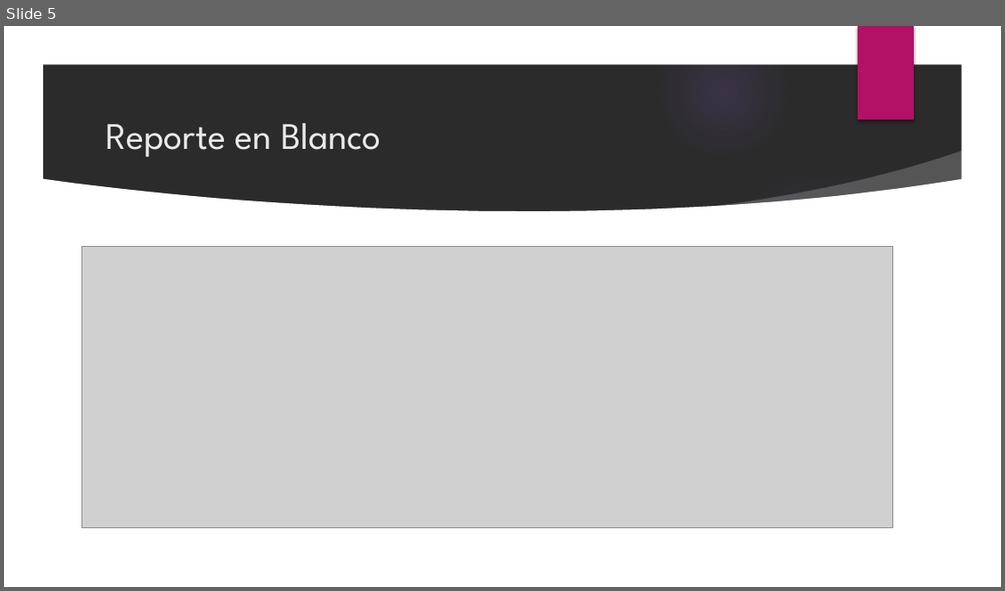
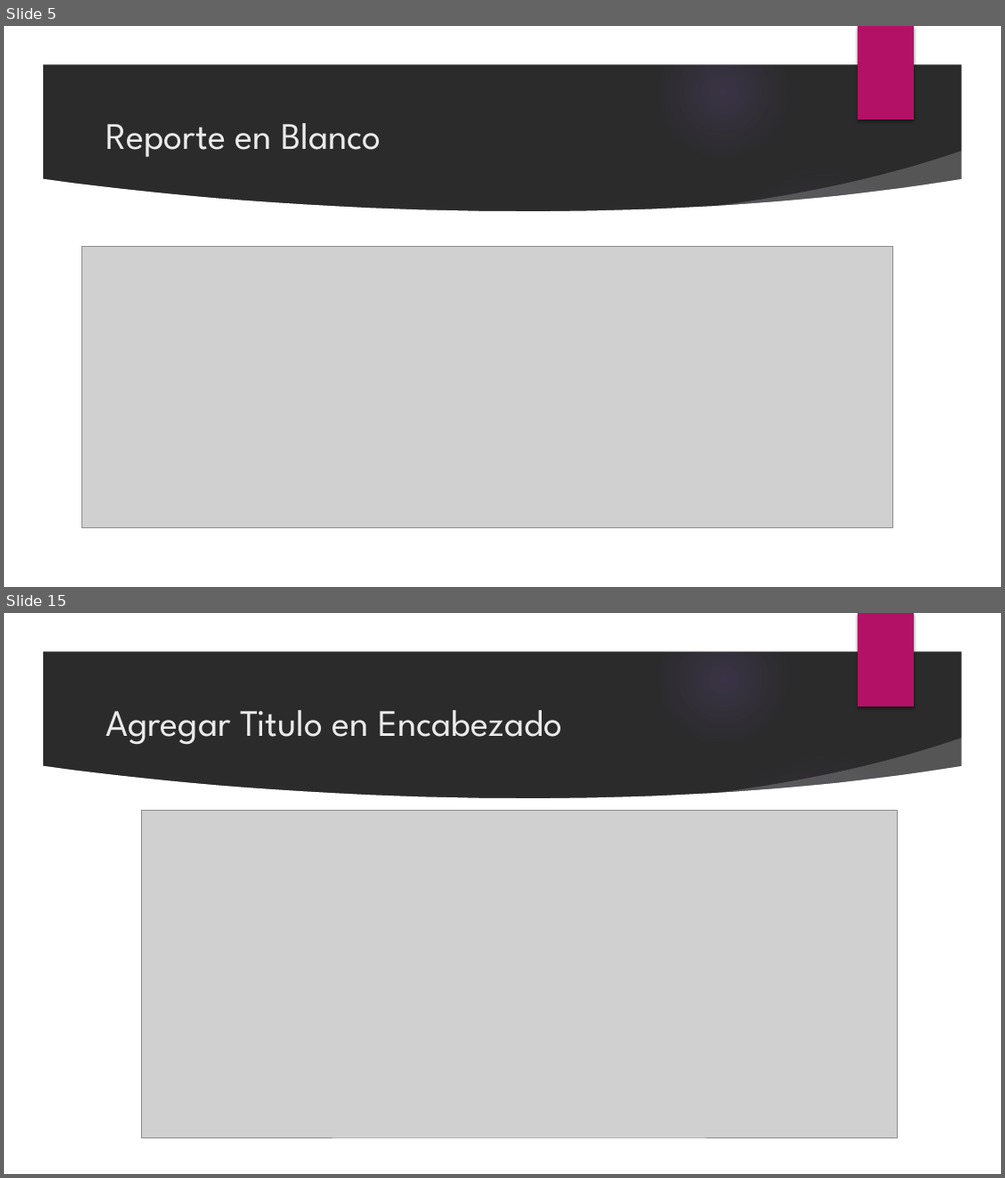
Before and after one commit to ranjua/IPC2J15, a slide deck: TareaPractica2/Manual Crystal Reports.pptx. Shown one above the other, each under a label of ours: slide 5 before the commit, slides 5 and 15 after it; the slides between them are not shown. The pictures are 1005x591 and 1005x1178 pixels, drawn with LibreOffice and Linux fonts; fonts in the diff are those of the drawing; grey boxes stand for pictures; background and template pictures are left out; a plain dark background stands for a picture behind light text. Boxes give left, top, right and bottom in pixels: in the first picture for what was removed or moved away, otherwise in the second. Text is boxed around its words. In the diff, an @@ line names an element or a change of style, - is before the commit and + after.

```diff
--- a/TareaPractica2/Manual Crystal Reports.pptx
+++ b/TareaPractica2/Manual Crystal Reports.pptx
@@ slide 15 added at box(4, 613, 1001, 1174), background picture (left out); not listed: 9 template elements that a slide beside it also shows @@
@@ title added at box(105, 710, 562, 744), 36 pt, text #EBEBEB @@
+Agregar Titulo en Encabezado
@@ picture added at box(141, 810, 897, 1137) @@
```
Also in this commit, not shown: 2 slides changed, 15 other slides added, 8 other files.
